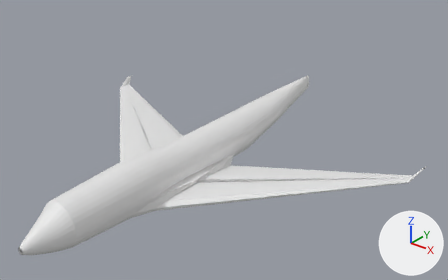
Before and after pictures for a commit that changed the Blender file airplane.blend.
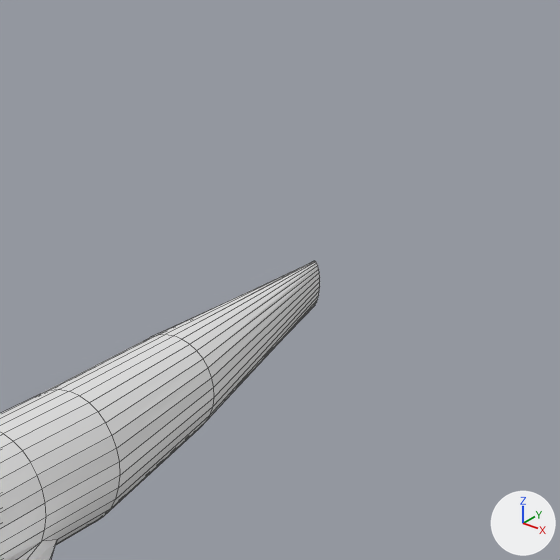
The first picture shows the older version from a camera (50 mm lens) standing at (398.0, -451.0, 307.0) and looking at (24.0, 17.0, 17.0). The close-ups show both versions on the part from 48% to 84% of the width and 0% to 58% of the height of that picture; other places that the commit changed are outside them. The lights are fixed; the arrows at lower right show +X, +Y and +Z. The close-ups show mesh edges as thin lines.
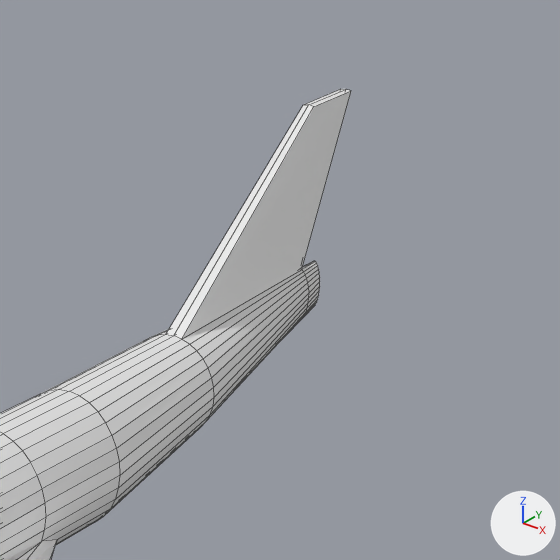
What differs and where, as boxes [x1, y1, x2, y2] in the close-ups (560 x 560 px):
'Cylinder', reshaped
    before: [0, 261, 320, 560]
    after: [0, 89, 351, 560]
part 1 of me_cylinder, built on
    before: [152, 261, 320, 420]
    after: [152, 89, 351, 420]

The change, as a diff of the scene's bpy script:
```diff
--- a/airplane.blend.py
+++ b/airplane.blend.py
@@ me_cylinder @@
 # used by ob_cylinder; location = (0.0, 0.0, 0.0); rotation_euler = (0.000393, 0.0, 0.0), in degrees (0, 0, 0); scale = (21.6, 225.0, 24.2)
-me_cylinder.from_pydata(...)  # 212 vertices, 180 faces; spans x -0.01..9.85, y -1.0..0.99, z -1.02..1.22
+me_cylinder.from_pydata(...)  # 233 vertices, 200 faces; spans x -0.01..9.87, y -1.0..1.06, z -1.02..3.7
+# me_cylinder part 1
+# 16 faces are deleted
+# 21 vertices are added at x -0.01..0.21, y 0.94..1.06, z 0.22..3.7
+# 36 new faces join them
```
